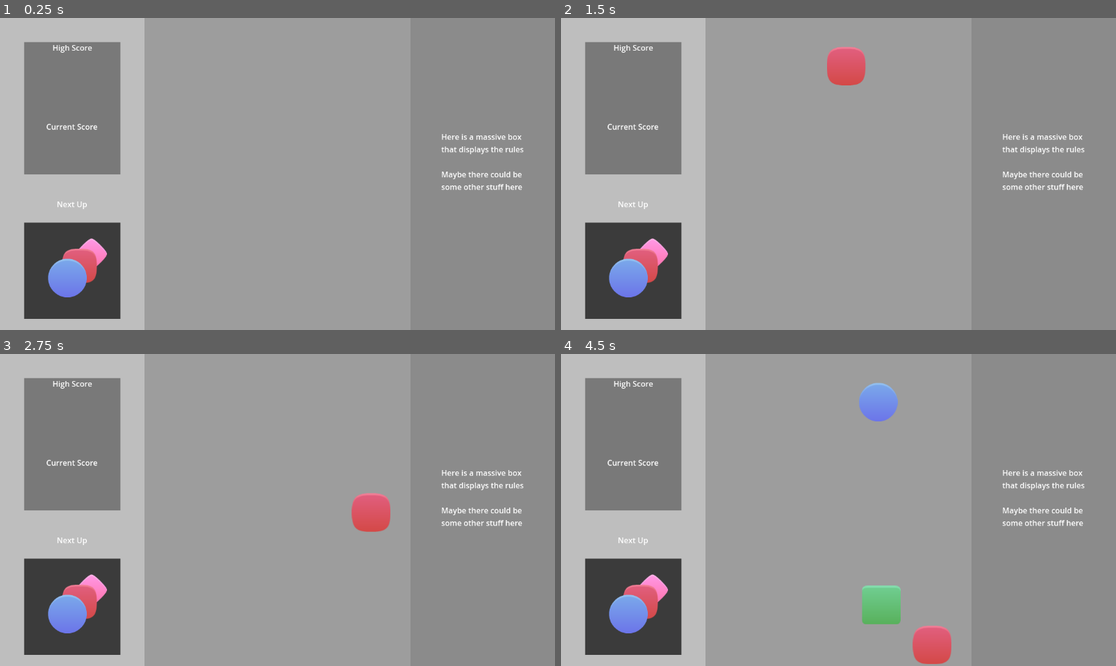
Above: before the commit, frames 1-4 (two rows, left to right).
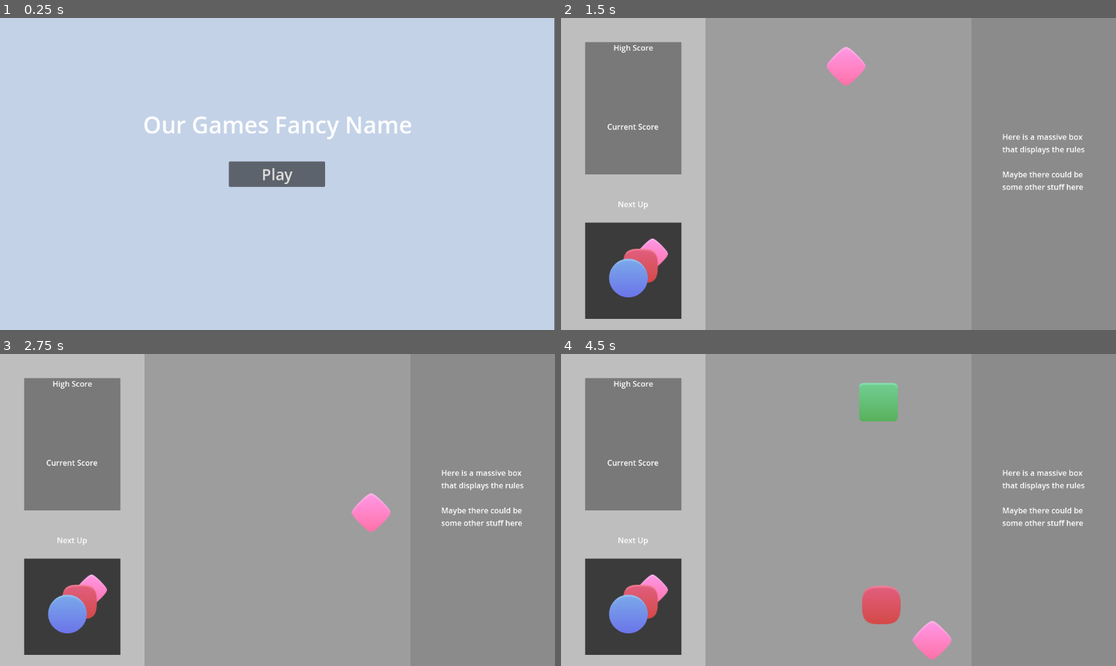
Above: after the commit, the same moments.

Repository: avidandy/CookieTower
Game: Godot game, scene res://Scenes/menu.tscn
Two runs of this game, one before a commit and one after it. Both use one fixed random seed, a clock stepped at 60 frames per second and the inputs below. Before the commit the project starts from res://Scenes/main.tscn. Sound files missing from this copy of the repository are replaced by a short silence.
Inputs (mouse positions are in pixels of both pictures, inside the frame that each line leads up to):
- Up to frame 1 (0.25 s): no input
- Up to frame 2 (1.5 s): click (838, 174) at 0.5 s, where only the run after the commit has a clickable "Play"; tap Enter at 1.25 s; move the mouse to (960, 158) at 1.27 s; press the mouse at (960, 158) at 1.28 s
- Up to frame 3 (2.75 s): move the mouse to (166, 525) at 2.02 s; release the mouse at (166, 525) at 2.03 s; click (166, 525) at 2.1 s
- Up to frame 4 (4.5 s): move the mouse to (894, 441) at 2.77 s; press the mouse at (894, 441) at 2.78 s; move the mouse to (810, 572) at 3.52 s; release the mouse at (810, 572) at 3.53 s; click (810, 572) at 3.6 s; move the mouse to (1005, 556) at 4.27 s; press the mouse at (1005, 556) at 4.28 s

The runs differ from the first frame. In frame 1, 100% of the frame differs, in the area x 0-100%, y 0-100%; in frame 2, 0.8%; in frame 3, 0.8%; in frame 4, 2.5%.

Commit message:
Detect objects in bonding radius
It is currently overzealous and sticks around

Diff:
--- /dev/null
+++ b/cookietower/Scenes/debug_circle.gd
@@ -0,0 +1,10 @@
+# VisualCircle.gd
+extends Control  # Supports _draw() and update()
+
+var radius: float = 50.0
+
+func _ready():
+	queue_redraw()
+
+func _draw():
+	draw_circle(Vector2.ZERO, radius, Color(1, 0, 0, 0.4))
--- /dev/null
+++ b/cookietower/Scenes/debug_circle.tscn
@@ -0,0 +1,8 @@
+[gd_scene load_steps=2 format=3 uid="uid://dom7dn6abnrxo"]
+
+[ext_resource type="Script" uid="uid://cy7m81ecdh8y3" path="res://Scenes/debug_circle.gd" id="1_d0cgq"]
+
+[node name="DebugCircle" type="Control"]
+layout_mode = 3
+anchors_preset = 0
+script = ExtResource("1_d0cgq")
--- a/cookietower/Scripts/Manager.gd
+++ b/cookietower/Scripts/Manager.gd
@@ -14,11 +14,34 @@
 	print("Collider 1 - ", GameMessenger.obj1.get_instance_id ( ), " | Y : ", GameMessenger.obj1.get_position().y)
 	print("Collider 2 - ", GameMessenger.obj2.get_instance_id ( ), " | Y : ", GameMessenger.obj2.get_position().y)
 	if GameMessenger.obj1.get_position().y < GameMessenger.obj2.get_position().y:
+		apply_bond(GameMessenger.obj1)
 		GameMessenger.obj1.queue_free()
 		print("obj 1 is higher and should be deleted")
 	else:
+		apply_bond(GameMessenger.obj2)
 		GameMessenger.obj2.queue_free()
 		print("obj 2 is higher and should be deleted")
+
+
+func apply_bond(object):
+	var detection_area = Area2D.new()
+	var collision_shape = CollisionShape2D.new()
+	var circle_shape = CircleShape2D.new()
+
+	circle_shape.radius = 150.0
+	collision_shape.shape = circle_shape
+	detection_area.add_child(collision_shape)
+
+	# Instead of adding detection_area as a child of object,
+	# add it to this node (or another persistent node)
+	add_child(detection_area)
+	detection_area.global_position = object.global_position
+
+	detection_area.connect("body_entered", Callable(self, "_on_body_entered"))
+
+	var debug_circle = preload("res://Scenes/debug_circle.gd").new()
+	debug_circle.radius = 150.0
+	detection_area.add_child(debug_circle)
 
 
 func _input(event):
@@ -32,3 +55,8 @@
 	if Input.is_action_just_released("leftclick") && objSpawned == true:
 		GameMessenger.objReleased.emit()
 		objSpawned = false
+
+func _on_body_entered(body):
+	print("Body entered detection area: ", body.name)
+	if body is RigidBody2D:
+		body.set_deferred("freeze", true)
--- a/cookietower/project.godot
+++ b/cookietower/project.godot
@@ -11,7 +11,7 @@
 [application]
 
 config/name="CookieTower"
-run/main_scene="uid://d11cihdp5hxl0"
+run/main_scene="uid://bojp56yd10w8"
 config/features=PackedStringArray("4.4", "GL Compatibility")
 
 [autoload]
Not shown, added: cookietower/Scenes/debug_circle.gd.uid
